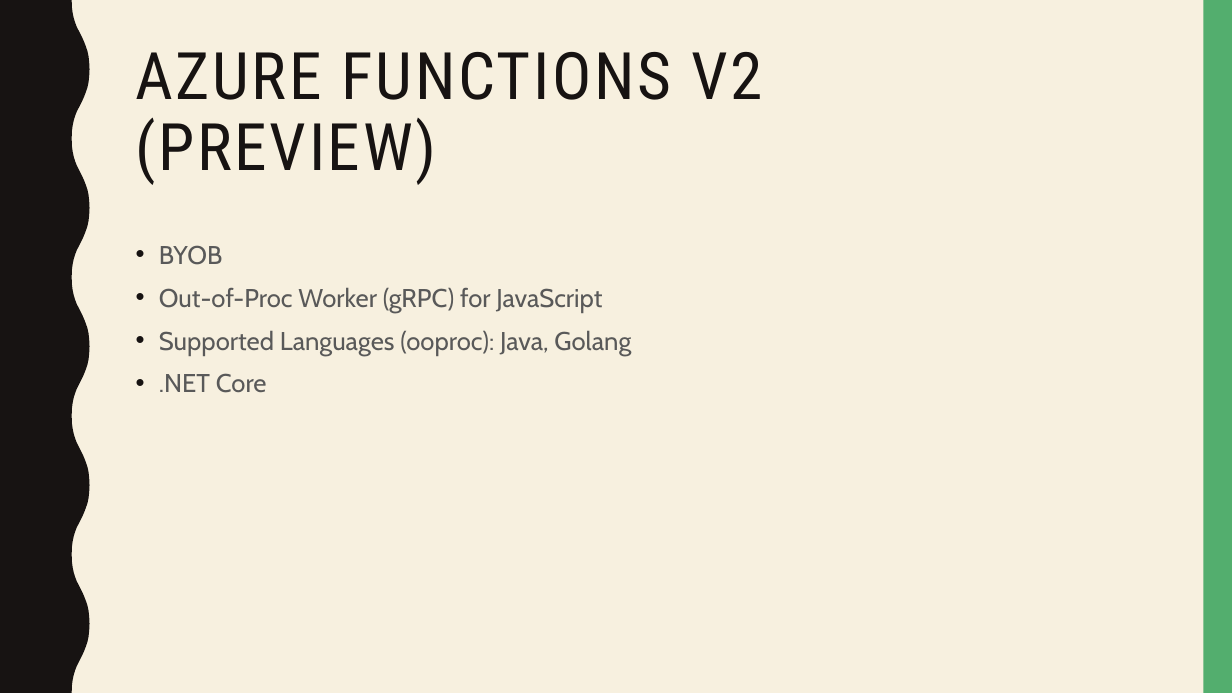
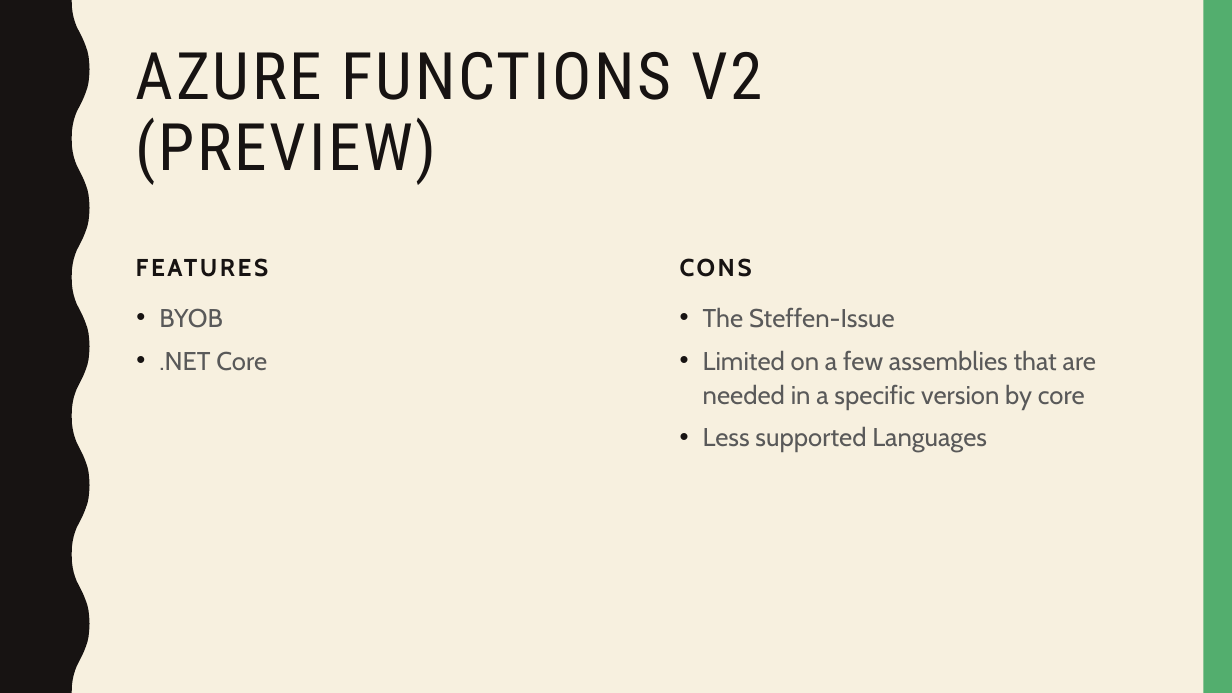
Before and after one commit to dersia/presentations, a slide deck: slide 6 of AzureFunctionsDeepDive.pptx. Drawn at 1232x693 pixels with LibreOffice and Linux fonts; fonts in the diff are those of the drawing. Boxes give left, top, right and bottom in pixels: in the first picture for what was removed or moved away, otherwise in the second. Text is boxed around its words. In the diff, an @@ line names an element or a change of style, - is before the commit and + after.

Commit message:
updated to version 2 of the presentation

```diff
--- a/AzureFunctionsDeepDive.pptx
+++ b/AzureFunctionsDeepDive.pptx
@@ text added at [127,223,612,287], 19 pt, text #171312, bold @@
+FEATURES
@@ text added at [670,223,1155,287], 19 pt, text #171312, bold @@
+CONS
@@ text "BYOB": place and size @@
-text "BYOB" at [159,245,631,393]
+text "BYOB" at [159,308,267,371]
@@ text at [159,287,631,355]: paragraphs removed @@
-• Out-of-Proc Worker (gRPC) for JavaScript
-• Supported Languages (ooproc): Java, Golang
@@ text added at [703,307,1096,452], 20 pt, text #595959 @@
+• The Steffen-Issue
+• Limited on a few assemblies that are needed in a specific version by core
+• Less supported Languages
```
Also in this commit, not shown: 9 other slides changed, 1 slide added.
